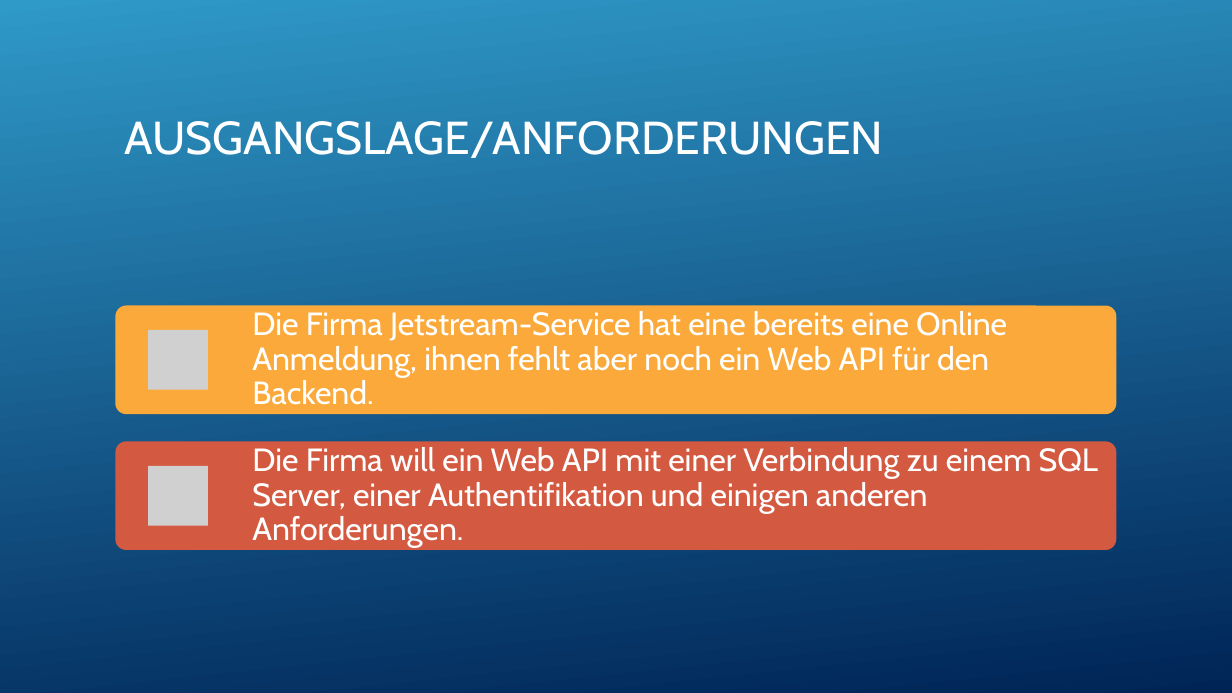
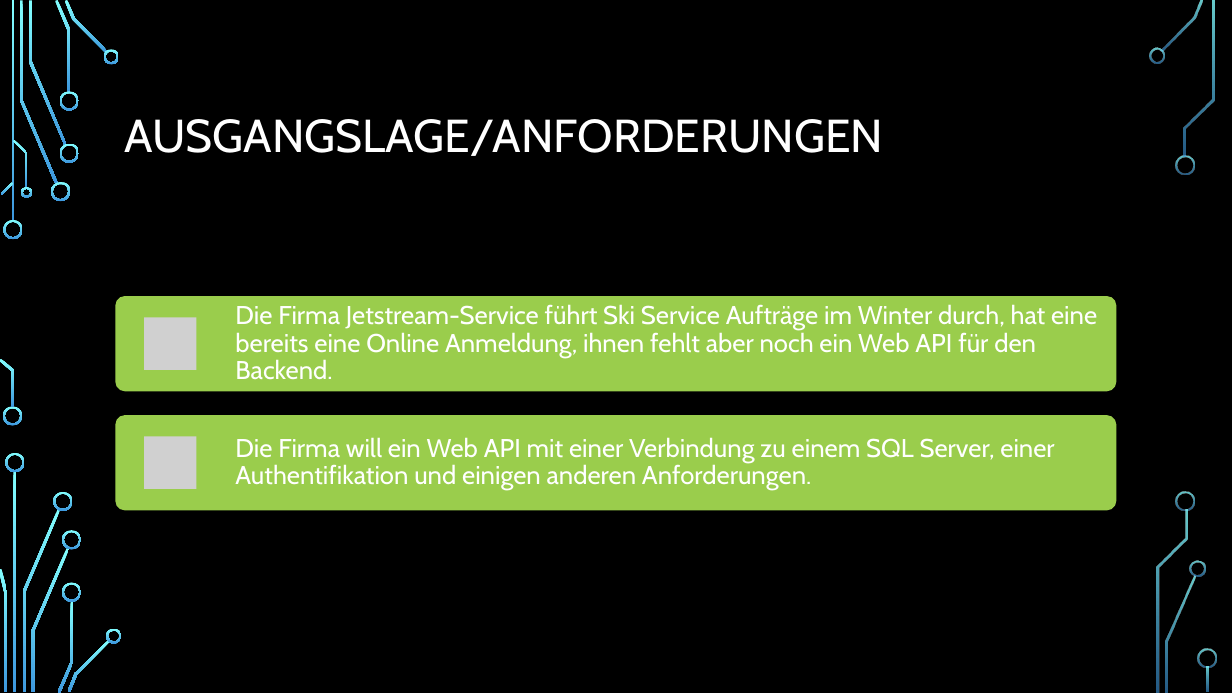
Before and after one commit to alexanderternst/JetstreamSkiserviceAPI, a slide deck: slide 3 of Projektdoku/ProjektarbeitJetstreamSkiserviceAPI.pptx. Drawn at 1232x693 pixels with LibreOffice and Linux fonts; fonts in the diff are those of the drawing; grey boxes stand for pictures; background and template pictures are left out. Boxes give left, top, right and bottom in pixels: in the first picture for what was removed or moved away, otherwise in the second. Text is boxed around its words. In the diff, an @@ line names an element or a change of style, - is before the commit and + after.

```diff
--- a/Projektdoku/ProjektarbeitJetstreamSkiserviceAPI.pptx
+++ b/Projektdoku/ProjektarbeitJetstreamSkiserviceAPI.pptx
@@ rectangle removed at [0, 0, 1232, 693] @@
@@ rounded rectangle: place and size @@
-rounded rectangle at [116, 306, 1116, 415]
+rounded rectangle at [116, 296, 1116, 391]
@@ rounded rectangle at [116, 296, 1116, 391]: fill #FAA93A to #9ACD4C @@
@@ picture added at [144, 318, 197, 371] @@
@@ text at [235, 304, 1097, 380]: text changed; size 25 to 20 pt @@
-Die Firma Jetstream-Service hat eine bereits eine Online Anmeldung, ihnen fehlt aber noch ein Web API für den Backend.
+Die Firma Jetstream-Service führt Ski Service Aufträge im Winter durch, hat eine bereits eine Online Anmeldung, ihnen fehlt aber noch ein Web API für den Backend.
@@ picture removed at [148, 330, 208, 390] @@
@@ rounded rectangle: place and size @@
-rounded rectangle at [116, 442, 1116, 551]
+rounded rectangle at [116, 415, 1116, 510]
@@ rounded rectangle at [116, 415, 1116, 510]: fill #D35940 to #9ACD4C @@
@@ text "Die Firma will ein Web ...": place and size @@
-text "Die Firma will ein Web ..." at [252, 447, 1098, 548]
+text "Die Firma will ein Web ..." at [235, 437, 1054, 490]
@@ text "Die Firma will ein Web ..." at [235, 437, 1054, 490]: size 25 to 20 pt; less space between paragraphs @@
@@ picture added at [144, 436, 197, 489] @@
@@ picture removed at [148, 466, 208, 526] @@
```
Also in this commit, not shown: 5 other slides changed, 3 other files.
